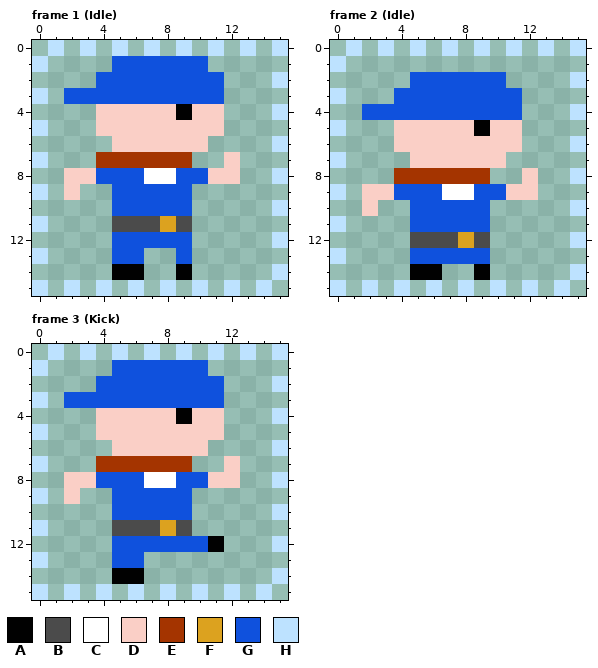
File history of a pixel-art file, data/sprites/farmer.ase. The picture above is the old version.
16x16 pixels, 5 frames. Shown: frame 1 (Idle), frame 2 (Idle), frame 3 (Kick). The commit also changed other frames, which this record leaves out.
Visible layers, top first: "Bounding Box", "Farmer".
Palette (. is transparent): A #010101  B #4b4b4b  C #ffffff  D #facfc6  E #a43400  F #dca21f  G #0f51dd  H #bde2ff
Pixels before, frame 1 (Idle), first column x 0:
 0 .H.H.H.H.H.H.H.H
 1 H....GGGGGG.....
 2 ....GGGGGGGG...H
 3 H.GGGGGGGGGG....
 4 ....DDDDDADD...H
 5 H...DDDDDDDD....
 6 .....DDDDDD....H
 7 H...EEEEEE..D...
 8 ..DDGGGCCGGDD..H
 9 H.D..GGGGG......
10 .....GGGGG.....H
11 H....BBBFB......
12 .....GGGGG.....H
13 H....GG..G......
14 .....AA..A.....H
15 H.H.H.H.H.H.H.H.
Pixels before, frame 2 (Idle), first column x 0:
 0 .H.H.H.H.H.H.H.H
 1 H...............
 2 .....GGGGGG....H
 3 H...GGGGGGGG....
 4 ..GGGGGGGGGG...H
 5 H...DDDDDADD....
 6 ....DDDDDDDD...H
 7 H....DDDDDD.....
 8 ....EEEEEE..D..H
 9 H.DDGGGCCGGDD...
10 ..D..GGGGG.....H
11 H....GGGGG......
12 .....BBBFB.....H
13 H....GGGGG......
14 .....AA..A.....H
15 H.H.H.H.H.H.H.H.
Pixels before, frame 3 (Kick), first column x 0:
 0 .H.H.H.H.H.H.H.H
 1 H....GGGGGG.....
 2 ....GGGGGGGG...H
 3 H.GGGGGGGGGG....
 4 ....DDDDDADD...H
 5 H...DDDDDDDD....
 6 .....DDDDDD....H
 7 H...EEEEEE..D...
 8 ..DDGGGCCGGDD..H
 9 H.D..GGGGG......
10 .....GGGGG.....H
11 H....BBBFB......
12 .....GGGGGGA...H
13 H....GG.........
14 .....AA........H
15 H.H.H.H.H.H.H.H.
The result:
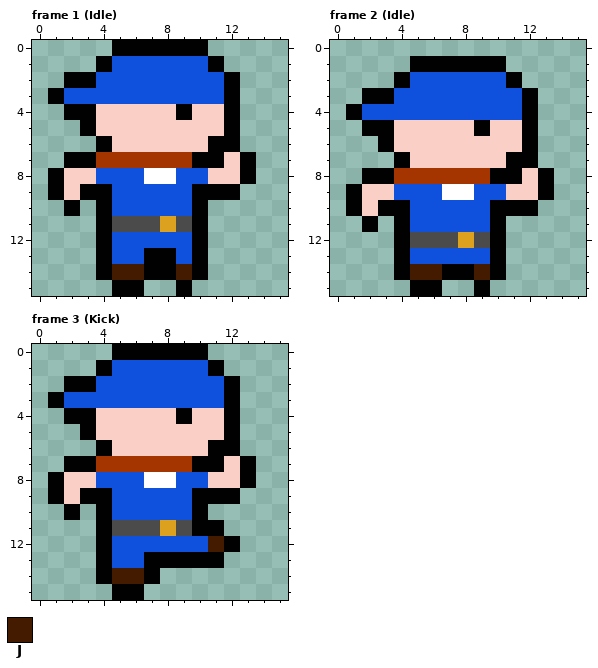
Colours new in this view: J #451b00
The edit:
layer "Bounding Box" now hidden
layer "Outline" added
Changed rows in their new state; - is an unchanged pixel.
Frame 1 (Idle):
first column x 0:
 0 -.-.-AAAAAA.-.-.
 1 .---A------A----
 2 --AA--------A--.
 3 .A----------A---
 4 --AA--------A--.
 5 .--A--------A---
 6 ----A------AA--.
 7 .-AA------AA-A--
 8 -A-----------A-.
 9 .A-AA-----AAA---
10 --A-A-----A----.
11 .---A-----A-----
12 ----A-----A----.
13 .---A--AA-A-----
14 ----AJJAAJA----.
15 .-.-.AA-.A.-.-.-
Frame 2 (Idle):
first column x 0:
 0 -.-.-.-.-.-.-.-.
 1 .----AAAAAA-----
 2 ----A------A---.
 3 .-AA--------A---
 4 -A----------A--.
 5 .-AA--------A---
 6 ---A--------A--.
 7 .---A------AA---
 8 --AA------AA-A-.
 9 .A-----------A--
10 -A-AA-----AAA--.
11 .-A-A-----A-----
12 ----A-----A----.
13 .---A-----A-----
14 ----AJJAAJA----.
15 .-.-.AA-.A.-.-.-
Frame 3 (Kick):
first column x 0:
 0 -.-.-AAAAAA.-.-.
 1 .---A------A----
 2 --AA--------A--.
 3 .A----------A---
 4 --AA--------A--.
 5 .--A--------A---
 6 ----A------AA--.
 7 .-AA------AA-A--
 8 -A-----------A-.
 9 .A-AA-----AAA---
10 --A-A-----A----.
11 .---A-----AA----
12 ----A------JA--.
13 .---A--AAAAA----
14 ----AJJA-------.
15 .-.-.AA-.-.-.-.-
